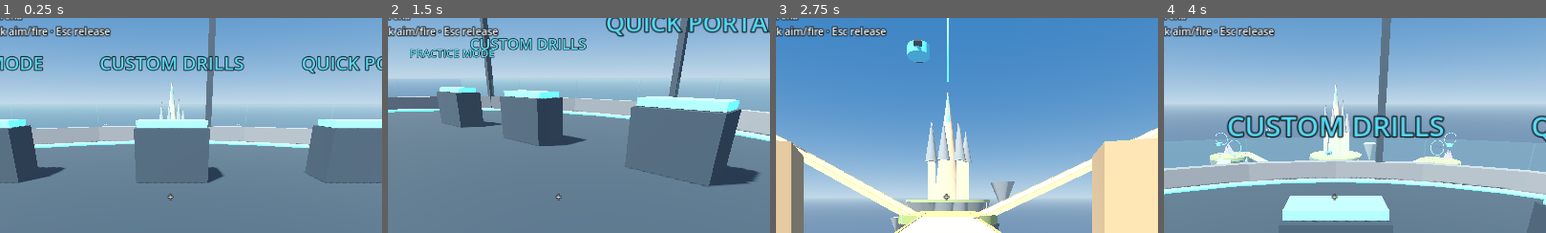
Above: before the commit, frames 1-4 (left to right).
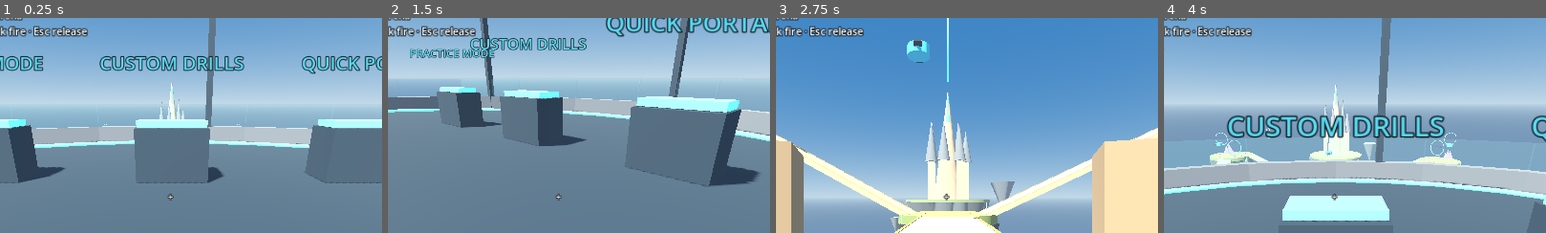
Above: after the commit, the same moments.

Repository: brysonandtiff-ops/AETHERFALL---REALMS-COLLIDE---HORIZEN-GAME-ENGINE-PROTOTYPE
Game: Godot game, scene res://scenes/bootstrap/main.tscn
Two runs of this game, one before a commit and one after it. Both use one fixed random seed, a clock stepped at 60 frames per second and the inputs below.
Inputs (mouse positions are % of the whole screen's width and height, from its top left):
- Up to frame 1 (0.25 s): no input
- Up to frame 2 (1.5 s): tap Enter at 0.5 s; move the mouse to (72, 45) at 0.52 s; hold D 0.53-1.28 s; hold Shift 0.53-1.28 s; click (72, 45) at 0.67 s; tap Space at 0.77 s; tap E at 0.8, 1.35 s; move the mouse to (45, 50) at 1.27 s; hold W from 1.28 s (still down); click (45, 50) at 1.42 s
- Up to frame 3 (2.75 s): keep holding W; tap Space at 1.52 s; tap Shift at 1.55 s; move the mouse to (52, 48) at 2.02 s; hold Shift from 2.03 s (still down); click (52, 48) at 2.17 s; tap E at 2.3 s
- Up to frame 4 (4 s): keep holding W; move the mouse to (49, 52) at 2.77 s; release Shift at 2.78 s; tap E at 2.85, 3.8 s; click (49, 52) at 2.92 s; tap Space at 3.02, 3.77 s; tap Shift at 3.05 s; move the mouse to (57, 51) at 3.52 s; tap R at 3.6 s; click (57, 51) at 3.67 s
The pictures show only the part of the screen within x 28-78%, y 8-58%; the shares and areas given below are measured in that part.

The runs differ from the first frame. In frame 1, 1.0% of the frame differs, in the area x 2-29%, y 3-9%; in frame 2, 0.9%; in frame 3, 1.0%; in frame 4, 1.0%.

Commit message:
feat(range): wire Xbox camera, movement, aiming, fire, rescue and settings into Level 01

Diff:
--- a/game/scenes/levels/realms/unbound_reach/range.gd
+++ b/game/scenes/levels/realms/unbound_reach/range.gd
@@ -1,6 +1,7 @@
 extends "res://scenes/levels/realms/unbound_reach/terrain.gd"
 ## Range-only instrumentation. No competitive rules or canonical hero kits.
 const DEST := ["Arena","A","Rescue","Arch","B","C","D"]
+var pad := preload("res://scenes/levels/realms/unbound_reach/range_pad.gd").new()
 var stops := STOPS
 var player := CharacterBody3D.new()
 var camera := Camera3D.new()
@@ -24,6 +25,9 @@
 var previous_hud := ""
 
 func _ready() -> void:
+	pad.load_profile()
+	Input.joy_connection_changed.connect(_pad_connection)
+	get_window().focus_exited.connect(pad_reset)
 	make_world()
 	add_child(player)
 	player.name = "PracticeBody"
@@ -106,15 +110,52 @@
 		player.rotation.y = atan2(player.position.x,player.position.z)
 	message("Arrived: "+zone)
 
+func pad_reset() -> void:
+	if pad.menu and not pad.snapshot.is_empty():
+		pad.binds = pad.snapshot["binds"].duplicate()
+		pad.settings = pad.snapshot["settings"].duplicate()
+		pad.preset = int(pad.snapshot["preset"])
+	pad.reset_device()
+	pad.blocked.clear()
+	jump_requested = false
+	fire_requested = false
+	use_requested = false
+	camera.fov = 78.0
+
+func _pad_connection(id: int, connected: bool) -> void:
+	if not connected and id == pad.device:
+		pad_reset()
+		message("Controller disconnected. Reconnect or use keyboard.")
+
 func _unhandled_input(e: InputEvent) -> void:
+	if e is InputEventJoypadButton or e is InputEventJoypadMotion:
+		var action := pad.packet(e)
+		if pad.menu:
+			fire_requested = false
+			jump_requested = false
+			use_requested = false
+		else:
+			match action:
+				"Jump": jump_requested = true
+				"Fire": fire_requested = true
+				"Interact": use_requested = true
+				"Hub": warp("Hub")
+				"Reset drill": reset_drill()
+		return
+	if pad.menu:
+		if e is InputEventKey and e.pressed and e.physical_keycode == KEY_ESCAPE: pad_reset()
+		return
 	if e is InputEventMouseMotion and Input.mouse_mode==Input.MOUSE_MODE_CAPTURED:
+		pad.active = false
 		player.rotate_y(-e.relative.x*0.0022)
 		pitch = clampf(pitch-e.relative.y*0.0022,-1.42,1.42)
 		camera.rotation.x = pitch
 	elif e is InputEventMouseButton and e.pressed and e.button_index==MOUSE_BUTTON_LEFT:
+		pad.active = false
 		if Input.mouse_mode!=Input.MOUSE_MODE_CAPTURED: Input.mouse_mode = Input.MOUSE_MODE_CAPTURED
 		else: fire_requested = true
 	elif e is InputEventKey and e.pressed and not e.echo:
+		pad.active = false
 		match e.physical_keycode:
 			KEY_ESCAPE: Input.mouse_mode = Input.MOUSE_MODE_VISIBLE
 			KEY_SPACE: jump_requested = true
@@ -123,6 +164,10 @@
 			KEY_T: reset_drill()
 
 func _physics_process(delta: float) -> void:
+	if pad.menu:
+		hud.text = pad.menu_text()
+		previous_hud = ""
+		return
 	clock += delta
 	for i in range(drones.size()):
 		var rail := 0 if i<6 else 1
@@ -133,8 +178,15 @@
 		if not d.visible and clock>=float(d.get_meta("restore_at",0.0)):
 			d.show()
 			(d as StaticBody3D).collision_layer = 1
-	var k := Vector2(float(Input.is_physical_key_pressed(KEY_D))-float(Input.is_physical_key_pressed(KEY_A)),float(Input.is_physical_key_pressed(KEY_S))-float(Input.is_physical_key_pressed(KEY_W))).limit_length(1)
-	var motion := player.basis * Vector3(k.x,0,k.y) * (9.0 if Input.is_physical_key_pressed(KEY_SHIFT) else 6.0)
+	var look := pad.look()
+	var scale_aim := float(pad.settings["ADS multiplier"]) if pad.aiming() else 1.0
+	player.rotate_y(-look.x*deg_to_rad(float(pad.settings["Horizontal speed"]))*scale_aim*delta)
+	pitch = clampf(pitch-look.y*deg_to_rad(float(pad.settings["Vertical speed"]))*scale_aim*delta,-1.42,1.42)
+	if not is_zero_approx(look.y): camera.rotation.x = pitch
+	camera.fov = move_toward(camera.fov,58.0 if pad.aiming() else 78.0,160.0*delta)
+	var k := Vector2(float(Input.is_physical_key_pressed(KEY_D))-float(Input.is_physical_key_pressed(KEY_A)),float(Input.is_physical_key_pressed(KEY_S))-float(Input.is_physical_key_pressed(KEY_W)))
+	k = (k+pad.move()).limit_length(1)
+	var motion := player.basis * Vector3(k.x,0,k.y) * (9.0 if Input.is_physical_key_pressed(KEY_SHIFT) or pad.running() else 6.0)
 	player.velocity.x = motion.x
 	player.velocity.z = motion.z
 	if not player.is_on_floor(): player.velocity.y -= 21.0*delta
@@ -181,7 +233,7 @@
 	mesh.material_override = material(CYAN if health==0 else Color("d4ffee"),true)
 	if health==0:
 		rescued += 1
-		message("Ally revived. E again to heal.")
+		message("Ally revived. Use %s again to heal." % (pad.glyph("Interact") if pad.active else "E"))
 	else: message("Ally healed to full")
 
 func shoot() -> void:
@@ -214,13 +266,17 @@
 	notice_until = clock+2.3
 
 func update_hud() -> void:
-	var context := ""
+	var ctx := ""
+	var use_key := pad.glyph("Interact") if pad.active else "E"
 	var n := nearest(terminals,3.2)
-	if n>=0: context = ["E   Choose destination", "E   Change drone respawn delay", "E   Enter portal → "+DEST[destination]][n]
-	elif nearest(pods,3.0)>=0: context = "E   Revive / heal ally"
-	elif player.position.distance_to(Vector3(-36,3,1))<3.5: context = "E   Return to Hero Hub"
-	elif clock<notice_until: context = notice
-	var text := "THE UNBOUND REACH   /   PRACTICE RANGE\nHits %d / %d     Allies revived %d / 4     Portal: %s\nWASD move · Shift run · Space jump · Click aim/fire · Esc release\nE interact · T reset drills · R return to hub\n%s" % [hits,shots,rescued,DEST[destination],context]
+	if n>=0: ctx = use_key+"   "+["Choose destination", "Change drone respawn delay", "Enter portal → "+DEST[destination]][n]
+	elif nearest(pods,3.0)>=0: ctx = use_key+"   Revive / heal ally"
+	elif player.position.distance_to(Vector3(-36,3,1))<3.5: ctx = use_key+"   Return to Hero Hub"
+	elif clock<notice_until: ctx = notice
+	var hints := "WASD move · Shift run · Space jump · Click fire · Esc release\nE interact · T reset drills · R return to hub"
+	if pad.active:
+		hints = "%s aim · %s fire · %s jump · %s interact · Menu controls" % [pad.glyph("Aim"),pad.glyph("Fire"),pad.glyph("Jump"),use_key]
+	var text := "THE UNBOUND REACH   /   PRACTICE RANGE\nHits %d / %d     Allies revived %d / 4     Portal: %s\n%s\n%s" % [hits,shots,rescued,DEST[destination],hints,ctx]
 	if text!=previous_hud:
 		hud.text = text
 		previous_hud = text
